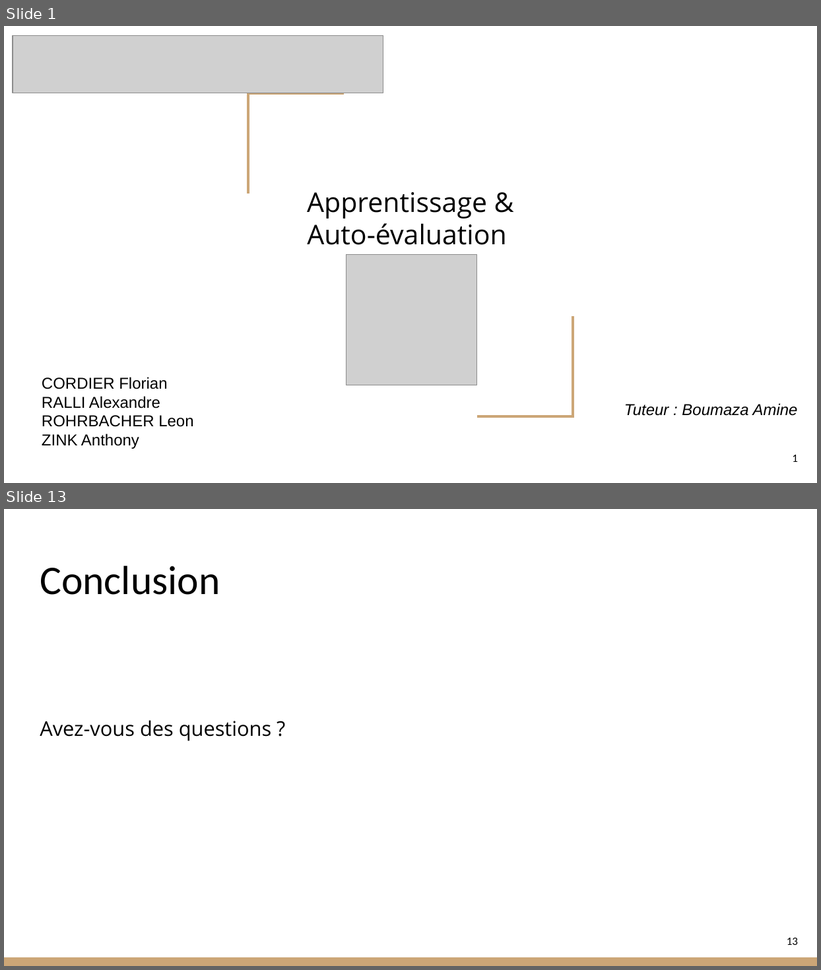
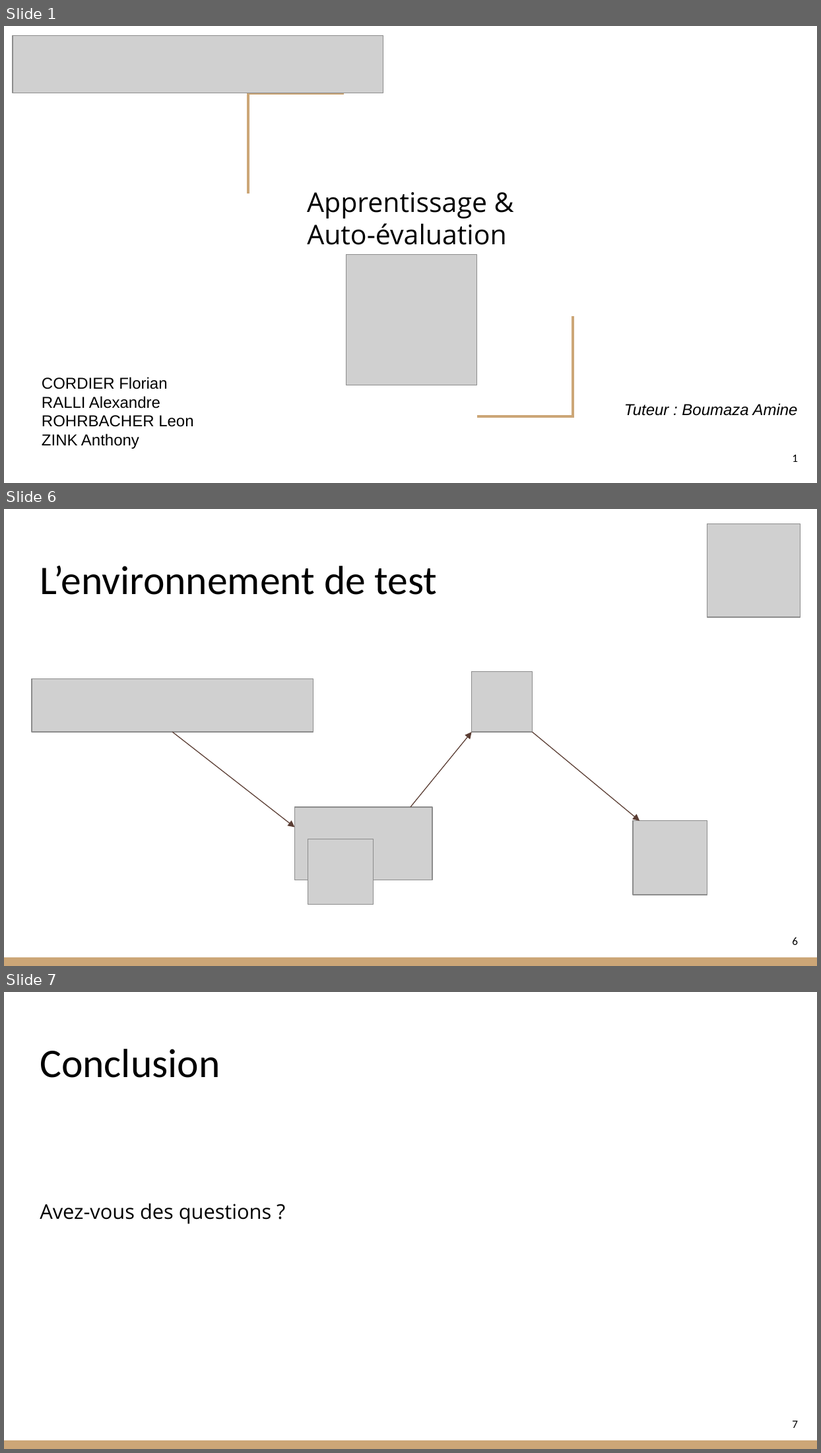
Before and after one commit to RohrbacherLeon/coditor, a slide deck: doc/Presentation_conception.pptx. Shown one above the other, each under a label of ours: slides 1 and 13 before the commit, slides 1, 6 and 7 after it; the slides between them are not shown. The pictures are 821x970 and 821x1453 pixels, drawn with LibreOffice and Linux fonts; fonts in the diff are those of the drawing; grey boxes stand for pictures. Boxes give left, top, right and bottom in pixels: in the first picture for what was removed or moved away, otherwise in the second. Text is boxed around its words. In the diff, an @@ line names an element or a change of style, - is before the commit and + after.

```diff
--- a/doc/Presentation_conception.pptx
+++ b/doc/Presentation_conception.pptx
@@ slide 6 added at (4,509,817,966), background #FFFFFF; not listed: 1 template element that a slide beside it also shows @@
@@ picture added at (708,524,801,617) @@
@@ title added at (40,566,438,595), 36 pt, text #000000 @@
+L’environnement de test
@@ picture added at (32,679,313,732) @@
@@ picture added at (471,671,533,733) @@
@@ arrow added from (172, 732) to (295, 828), #5C3E35 0.75 pt @@
@@ arrow added from (411, 807) to (471, 732), #5C3E35 0.75 pt @@
@@ arrow added from (533, 732) to (640, 821), #5C3E35 0.75 pt @@
@@ picture added at (295,807,432,881) @@
@@ picture added at (634,821,708,895) @@
@@ picture added at (308,839,374,905) @@
@@ page number added at (792,937,798,945), 10 pt, text #000000 @@
+6
@@ what was slide 13 is now slide 7 @@
@@ page number at (792,1421,798,1428): text changed @@
-13
+7
```
Also in this commit, not shown: 2 slides changed, 2 other slides added, 9 slides removed, 10 other files.
